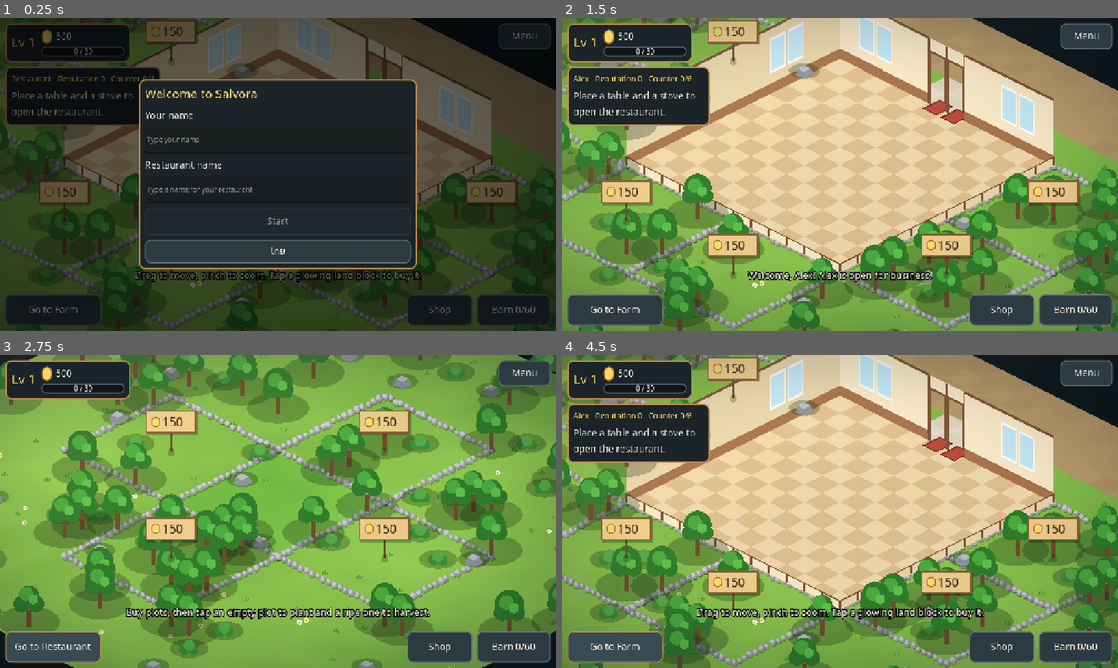
Above: before the commit, frames 1-4 (two rows, left to right).
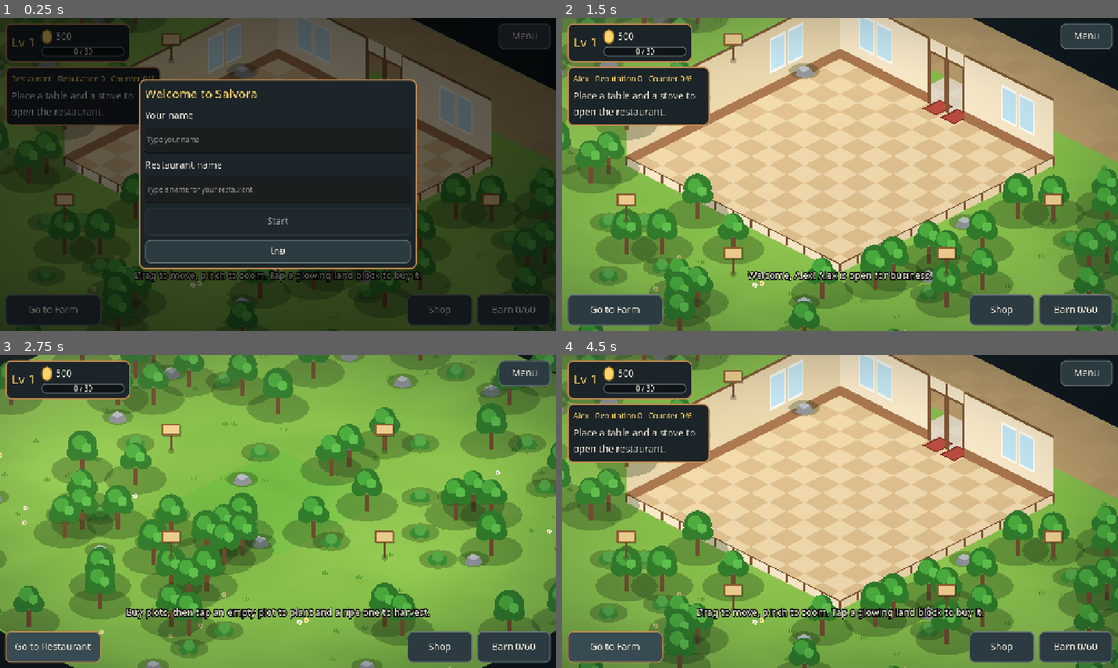
Above: after the commit, the same moments.

Repository: sakagitnat/My-game
Game: Godot game, scene res://scenes/world.tscn
Same seed, same stepped clock (60 frames per second), same inputs: the game is played once before the commit and once after it.
Inputs (mouse positions are in pixels of both pictures, inside the frame that each line leads up to):
- Up to frame 1 (0.25 s): no input
- Up to frame 2 (1.5 s): click (840, 140) at 0.52 s; type "Alex" at 0.6 s; click (840, 190) at 0.75 s; type "Alex" at 0.83 s; click "Start" at 1.25 s
- Up to frame 3 (2.75 s): click "Go to Farm" at 2 s
- Up to frame 4 (4.5 s): click "Go to Restaurant" at 2.75 s; click "Go to Farm" at 3.5 s; click "Go to Restaurant" at 4.25 s

The runs differ from the first frame. In frame 1, 3.9% of the frame differs, in the area x 0-100%, y 0-100%; in frame 2, 7.1%; in frame 3, 8.2%, in the area x 10-90%, y 11-82%; in frame 4, 7.1%.

Commit message:
Land for sale: plain sign without price or stone wall; price only shown on tap
Co-Authored-By: Claude Sonnet 5.5 <noreply@anthropic.com>
Claude-Session: https://claude.ai/code/session_017R2xVMGFyizhgT3oNq3RGh

Diff:
--- a/scripts/visuals/terrain.gd
+++ b/scripts/visuals/terrain.gd
@@ -2,17 +2,15 @@
 extends Node2D
 
 # Continuous ground: every cell corner gets a colour from smooth noise, so neighbouring
-# cells blend with no seams. Also draws the beach, grass tufts, stone walls and sale signs.
+# cells blend with no seams. Also draws the beach, grass tufts and plain sale signs (price is shown only when the block is tapped).
 const GRASS_DARK := Color("5fa838")
 const GRASS_LIGHT := Color("94d856")
 const SAND_DARK := Color("d6bb7f")
 const SAND_LIGHT := Color("f0deac")
 const DRY := Color("cdb860")
-const STONE := Color("b9bcc0")
-const WALL_STEP := 11.0
 
 var zone: String = "restaurant"
-# "ground" draws the terrain; a second instance with "signs" sits above objects so prices stay readable.
+# "ground" draws the terrain; a second instance with "signs" sits above objects so signs stay readable.
 var layer: String = "ground"
 var _colors: Dictionary = {}
 
@@ -135,43 +133,20 @@
 					draw_line(Vector2(bx, p.y), Vector2(bx + (k - 1) * 2.0, p.y - 6.0 - k % 2 * 2.0), col, 1.6)
 
 func _draw_for_sale(g: WorldGrid, signs: bool) -> void:
+	if not signs:
+		return
 	var psize := Vector2i.ONE * WorldGrid.PARCEL
-	var font := ThemeDB.fallback_font
 	for py in range(g.parcel_grid().y):
 		for px in range(g.parcel_grid().x):
 			var parcel := Vector2i(px, py)
-			if not g.can_buy_parcel(parcel):
-				continue
-			var origin := parcel * WorldGrid.PARCEL
-			if signs:
-				_draw_sign(Iso.footprint_center(origin, psize), str(GameState.land_cost(zone)), font)
-				continue
-			var k := Iso.footprint_corners(origin, psize)
-			for i in range(4):
-				_draw_wall(k[i], k[(i + 1) % 4], origin.x * 7 + origin.y * 13 + i)
+			if g.can_buy_parcel(parcel):
+				_draw_sign(Iso.footprint_center(parcel * WorldGrid.PARCEL, psize))
 
-func _draw_wall(a: Vector2, b: Vector2, seed_v: int) -> void:
-	var n := maxi(2, int(a.distance_to(b) / WALL_STEP))
-	for i in range(n + 1):
-		var p := a.lerp(b, float(i) / n)
-		var jx := Noise2D.hash2(i, seed_v, 3) - 0.5
-		var jy := Noise2D.hash2(i, seed_v, 4) - 0.5
-		p += Vector2(jx, jy) * 3.0
-		if not GameState.layout_for(zone).is_solid(Iso.world_to_cell(p)):
-			continue
-		var r := 4.6 + Noise2D.hash2(i, seed_v, 9) * 2.2
-		draw_circle(p + Vector2(1.2, 2.2), r, Color(0, 0, 0, 0.25))
-		draw_circle(p, r, STONE.darkened(0.12 + 0.1 * Noise2D.hash2(i, seed_v, 10)))
-		draw_circle(p + Vector2(-1.2, -1.6), r * 0.62, STONE.lightened(0.18))
-
-func _draw_sign(center: Vector2, price: String, font: Font) -> void:
-	var post_top := center + Vector2(0, -34)
-	draw_line(center + Vector2(0, 4), post_top, Color("6b4a2c"), 4.0)
-	draw_circle(center + Vector2(0, 5), 7, Color(0, 0, 0, 0.22))
-	var board := Rect2(post_top + Vector2(-46, -36), Vector2(92, 42))
-	draw_rect(Rect2(board.position + Vector2(2, 3), board.size), Color(0, 0, 0, 0.25))
+func _draw_sign(center: Vector2) -> void:
+	var post_top := center + Vector2(0, -26)
+	draw_circle(center + Vector2(0, 3), 6, Color(0, 0, 0, 0.22))
+	draw_line(center + Vector2(0, 3), post_top, Color("6b4a2c"), 3.5)
+	var board := Rect2(post_top + Vector2(-17, -20), Vector2(34, 22))
+	draw_rect(Rect2(board.position + Vector2(2, 2), board.size), Color(0, 0, 0, 0.25))
 	draw_rect(board, Color("8a5a32"))
 	draw_rect(board.grow(-3), Color("e8c98a"))
-	draw_circle(board.position + Vector2(18, 21), 9, Color("a8761f"))
-	draw_circle(board.position + Vector2(18, 21), 7, Color("ffd66b"))
-	draw_string(font, board.position + Vector2(30, 29), price, HORIZONTAL_ALIGNMENT_LEFT, 58, 22, Color("3a2412"))
Not shown, added: docs/templates/examples/example_bush.png.import
Not shown, added: docs/templates/examples/example_module_counter.png.import
Not shown, added: docs/templates/examples/example_module_row.png.import
Not shown, added: docs/templates/examples/example_rock.png.import
Not shown, added: docs/templates/examples/example_tile_road.png.import
Not shown, added: docs/templates/examples/example_tree.png.import
Not shown, added: docs/templates/examples/example_wall_window.png.import
Not shown, added: docs/templates/style_sheet_existing_art.png.import
Not shown, added: docs/templates/tpl_bush.png.import
Not shown, added: docs/templates/tpl_icon_256.png.import
Not shown, added: docs/templates/tpl_module_1x1.png.import
Not shown, added: docs/templates/tpl_object_1x1.png.import
(and 9 more such lines)
